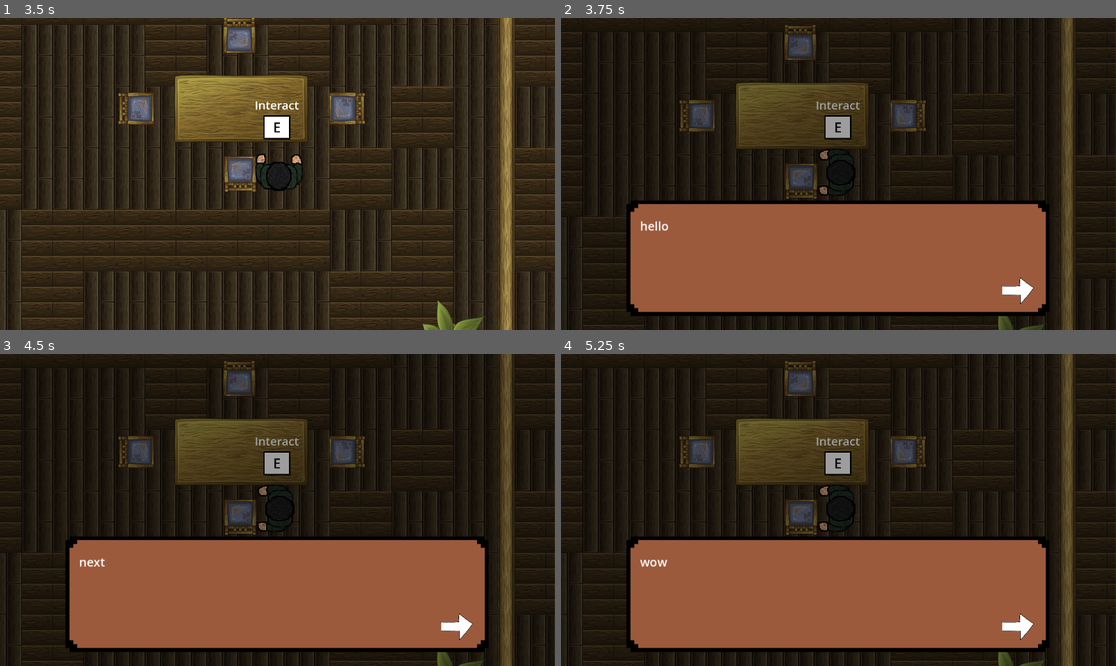
Above: before the commit, frames 1-4 (two rows, left to right).
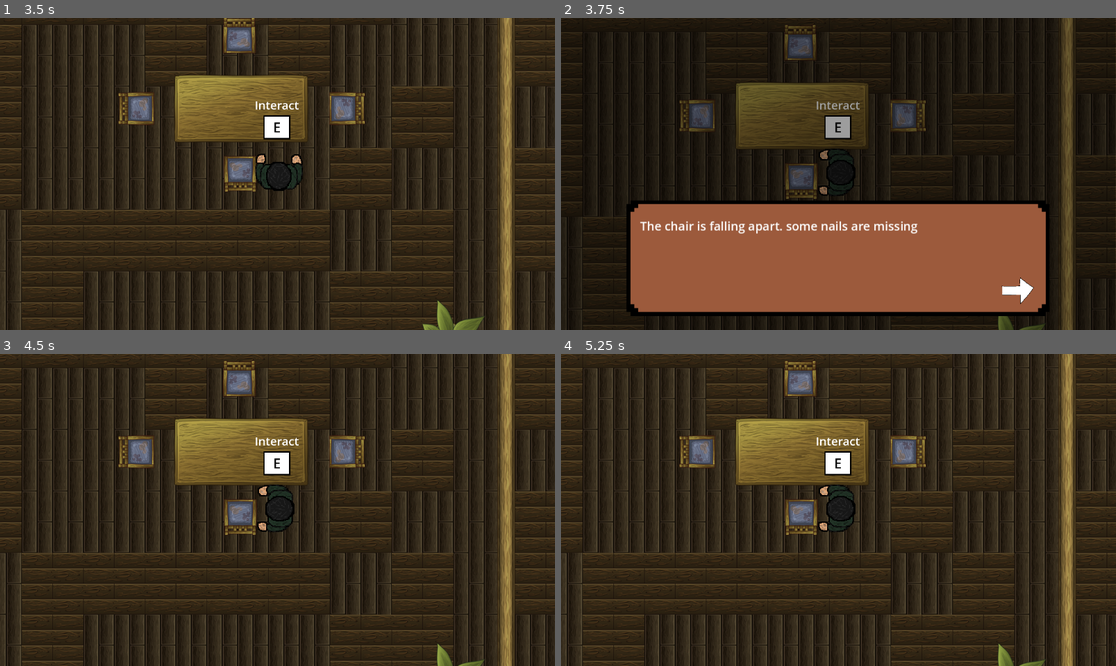
Above: after the commit, the same moments.

Repository: userbooi/Escape_Room
Game: Godot game, scene res://Scenes/main.tscn
Same seed, same stepped clock (60 frames per second), same inputs: the game is played once before the commit and once after it.
Inputs (mouse positions are in pixels of both pictures, inside the frame that each line leads up to):
- Up to frame 1 (3.5 s): tap Enter at 0.5 s; hold D (right) 0.53-1.28 s; tap E (interact) every 0.75 s from 0.6 to 2.85 s; hold S (down) 1.28-2.03 s; hold D (right) 2.03-2.78 s; hold W (up) from 2.78 s (still down)
- Up to frame 2 (3.75 s): release W (up) at 3.53 s; hold A (left) from 3.53 s (still down); tap E (interact) at 3.6 s
- Up to frame 3 (4.5 s): release A (left) at 4.25 s; click (455, 628) at 4.25 s
- Up to frame 4 (5.25 s): click (1016, 628) at 5.02 s

Frame 1 is identical in both runs. In frame 2, 0.7% of the frame differs, in the area x 14-65%, y 65-70%; in frame 3, 46%, in the area x 0-100%, y 0-100%; in frame 4, 46%.

Commit message:
added proper dialogues

Diff:
--- a/Scenes/dialogue.tscn
+++ b/Scenes/dialogue.tscn
@@ -87,7 +87,7 @@
 theme_override_font_sizes/normal_font_size = 25
 theme_override_font_sizes/bold_font_size = 25
 bbcode_enabled = true
-text = "[b]bold [i]bold italic[/i] italic[/b]asdsadasdsadsadsadsadsadsadsadsadsadsadsadsadsadsadsadsadsadsadsadsadsadsadsadasdsadsa"
+text = "[b]bold [i]bold italic[/i] italic[/b]asdsadasdsadsadsa[br]dsadsadsadsadsadsadsadsadsadsadsadsadsadsadsadsadsadsadsadsadasdsadsa"
 
 [node name="continue_button" type="Button" parent="."]
 layout_mode = 0
--- a/Scenes/map.tscn
+++ b/Scenes/map.tscn
@@ -26,51 +26,65 @@
 [node name="DoubleBed" parent="Furnitures" instance=ExtResource("2_65i26")]
 position = Vector2(315, -55)
 furniture_name = "DB"
+normal_lines = Array[String](["Its an unfamiliar bed. Quite big though."])
 
 [node name="Plant11" parent="Furnitures" instance=ExtResource("3_x8piw")]
 position = Vector2(1663, 2)
 furniture_name = "p1"
+normal_lines = Array[String](["Its a plant"])
 
 [node name="Plant12" parent="Furnitures" instance=ExtResource("3_x8piw")]
 position = Vector2(30, 4)
 furniture_name = "p2"
+normal_lines = Array[String](["Its a plant"])
 
 [node name="Plant13" parent="Furnitures" instance=ExtResource("3_x8piw")]
 position = Vector2(32, 1011)
 furniture_name = "p3"
+normal_lines = Array[String](["Its a plant"])
 
 [node name="Plant2" parent="Furnitures" instance=ExtResource("4_64x6h")]
 position = Vector2(1670, 1021)
 furniture_name = "sp"
+normal_lines = Array[String](["Its a plant!"])
+special_lines = Array[String]([""])
 
 [node name="Closet" parent="Furnitures" instance=ExtResource("5_clil2")]
 position = Vector2(856, -14)
 furniture_name = "clo"
+normal_lines = Array[String](["The clothes inside have a strange stench..."])
 
 [node name="TV" parent="Furnitures" instance=ExtResource("11_35j5g")]
 position = Vector2(652, 1218)
 rotation = 3.14159
 furniture_name = "tv"
+normal_lines = Array[String](["Endless Buffer...."])
 
 [node name="Seat" parent="Furnitures" instance=ExtResource("12_f244y")]
 position = Vector2(1061, 751)
 rotation = 4.71239
 furniture_name = "s1"
+normal_lines = Array[String](["The chair is falling apart. some nails are missing"])
 
 [node name="Seat2" parent="Furnitures" instance=ExtResource("12_f244y")]
 position = Vector2(1283, 462)
 furniture_name = "ss"
+normal_lines = Array[String](["The chair is falling apart. some nails are missing"])
 
 [node name="Seat3" parent="Furnitures" instance=ExtResource("12_f244y")]
 position = Vector2(1414, 895)
 rotation = 3.14159
 furniture_name = "s2"
+normal_lines = Array[String](["The chair is falling apart. some nails are missing"])
 
 [node name="Seat4" parent="Furnitures" instance=ExtResource("12_f244y")]
 position = Vector2(1644, 622)
 rotation = 1.5708
 furniture_name = "s3"
+normal_lines = Array[String](["The chair is falling apart. some nails are missing"])
 
 [node name="RecTable" parent="Furnitures" instance=ExtResource("9_2lm2q")]
 position = Vector2(1099, 562)
 furniture_name = "t"
+normal_lines = Array[String](["There are rotting food and crumbs on the table. Even dried gum on the underside"])
+special_lines = Array[String](["Among the gum stuck on the underside of the table, you found a [b]note[/b] stuck to it[br]It reads:", "[i]The seat pointing at noon[/i]"])
--- a/Scripts/dialogue.gd
+++ b/Scripts/dialogue.gd
@@ -12,7 +12,8 @@
 
 # Called when the node enters the scene tree for the first time.
 func _ready() -> void:
-	pass # Replace with function body.
+	visible = false
+	$Panel/NinePatchRect/RichTextLabel.bbcode_enabled = true
 
 # Called every frame. 'delta' is the elapsed time since the previous frame.
 func _process(delta: float) -> void:
@@ -36,4 +37,6 @@
 	assign_line()
 
 func assign_line():
-	$Panel/NinePatchRect/RichTextLabel.text = lines[line_index]
+	$Panel/NinePatchRect/RichTextLabel.clear()
+	var real_text = lines[line_index].replace("[br]", "\n\n")
+	$Panel/NinePatchRect/RichTextLabel.append_text(real_text)
--- a/Scripts/furniture.gd
+++ b/Scripts/furniture.gd
@@ -3,9 +3,11 @@
 @export var furniture_name: String
 @export var player: CharacterBody2D
 
+@export var normal_lines: Array[String]
+@export var special_lines: Array[String]
+
 # Called when the node enters the scene tree for the first time.
 func _ready() -> void:
-	#print(get_parent().get_parent().get_node("../Dialogue").name)
 	pass
 
 # Called every frame. 'delta' is the elapsed time since the previous frame.
@@ -13,11 +15,15 @@
 	pass
 
 func connect_signal():
-	player.connect("interact", Callable(self, "_do_something"))
+	player.connect("interact", Callable(self, "_init_dia"))
 
-func _do_something(interacting_object):
+func _init_dia(interacting_object, trigger_event):
 	if furniture_name == interacting_object:
-		get_parent().get_parent().get_node("../Dialogue").set_lines(["hello", "next", "wow", "last"])
+		if trigger_event:
+			get_parent().get_parent().get_node("../Dialogue").set_lines(special_lines)
+			get_parent().get_parent().get_parent().found = true
+		else:
+			get_parent().get_parent().get_node("../Dialogue").set_lines(normal_lines)
 
 #func _on_interact_area_area_entered(area: Area2D) -> void:
 	#if area.name == "PlayerInteractArea":
--- a/Scripts/main.gd
+++ b/Scripts/main.gd
@@ -17,11 +17,12 @@
 #
 #============================#
 
+var special_events = ["t", "ss", "clo", "sp"]
+var event_num = 0
+var found = false
+
 # Called when the node enters the scene tree for the first time.
 func _ready() -> void:
-	$Dialogue.visible = false
-	$InteractPopUp.visible = false
-
 	connect_signals()
 	#$Player.connect_signal(get_node("./Map/Furnitures/DoubleBed"))
 
--- a/Scripts/player.gd
+++ b/Scripts/player.gd
@@ -23,8 +23,14 @@
 func interacting():
 	if Input.is_action_just_pressed("interact") and interactable:
 		get_node("../Dialogue").visible = true
+
 		var furn_name = $PlayerInteractArea.get_overlapping_areas()[0].get_parent().furniture_name
-		interact.emit(furn_name)
+		if get_parent().found:
+			print("hello")
+			if furn_name == get_parent().special_events[get_parent().event_num+1]:
+				get_parent().event_num += 1
+		interact.emit(furn_name, furn_name==get_parent().special_events[get_parent().event_num])
+
 		$AnimatedSprite2D.play("Idle")
 		movable = false
 		interactable = false
@@ -88,7 +94,7 @@
 #func _on_interact_prompt():
 	#get_node("../InteractPopUp").visible = true
 	#taken = true
-	#
+
 #func _on_exit_interact_prompt():
 	#get_node("../InteractPopUp").visible = false
 	#taken = false
